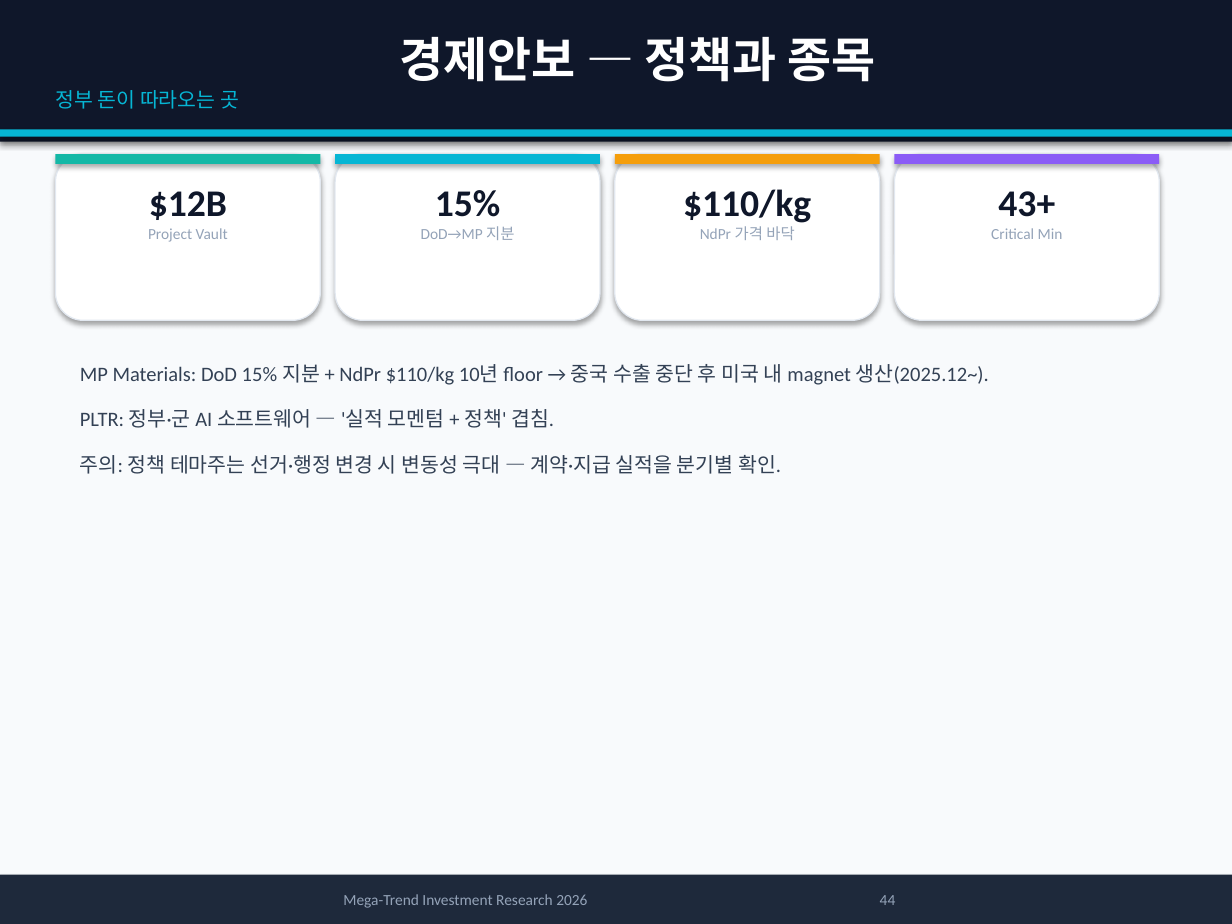
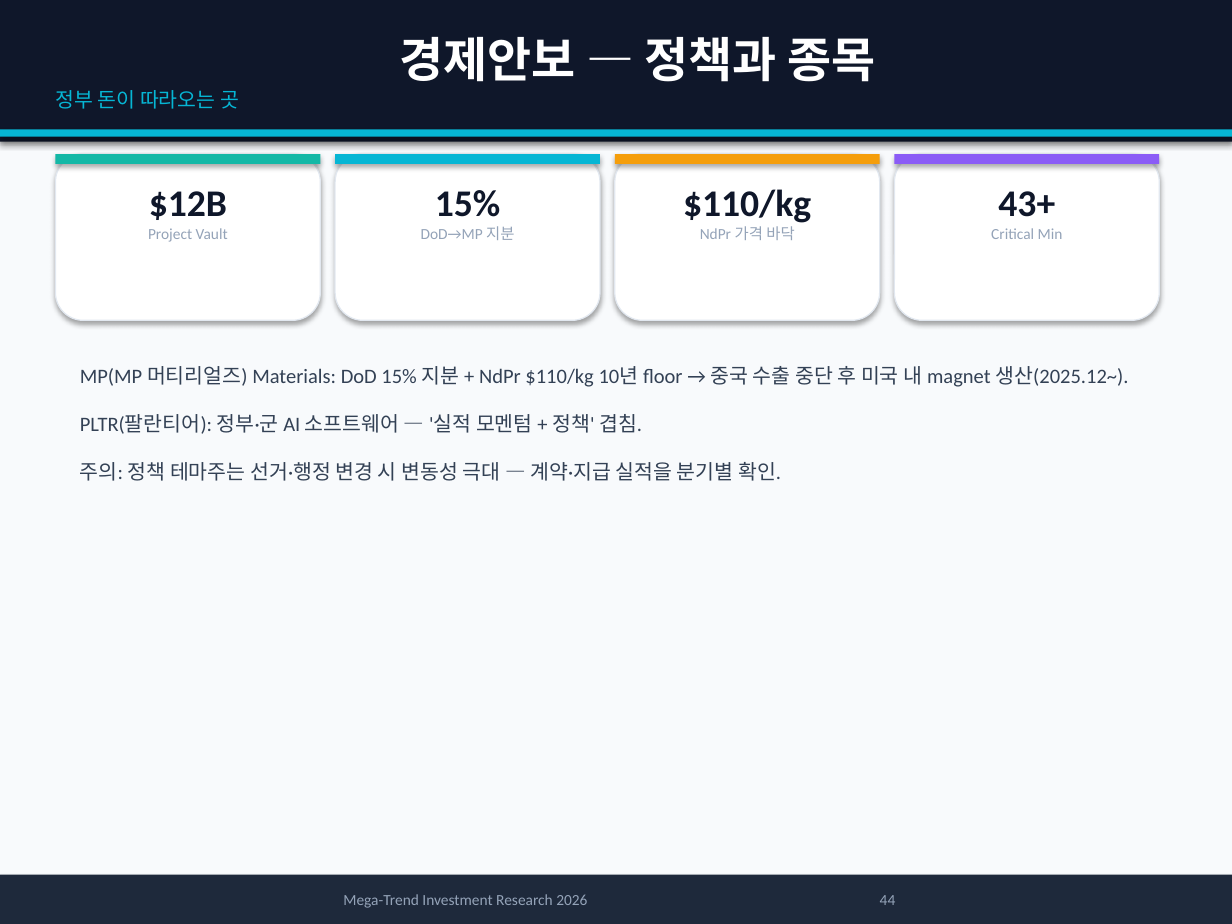
Before and after one commit to yskkkk/Stock, a slide deck: slide 44 of reports/megatrend-investment-report-2026.pptx. Drawn at 1232x924 pixels with LibreOffice and Linux fonts; fonts in the diff are those of the drawing. Boxes give left, top, right and bottom in pixels: in the first picture for what was removed or moved away, otherwise in the second. Text is boxed around its words. In the diff, an @@ line names an element or a change of style, - is before the commit and + after.

```diff
--- a/reports/megatrend-investment-report-2026.pptx
+++ b/reports/megatrend-investment-report-2026.pptx
@@ text at (x1=80, y1=366, x2=1128, y2=434): text changed @@
-MP Materials: DoD 15% 지분 + NdPr $110/kg 10년 floor → 중국 수출 중단 후 미국 내 magnet 생산(2025.12~).
-PLTR: 정부·군 AI 소프트웨어 — '실적 모멘텀 + 정책' 겹침.
+MP(MP 머티리얼즈) Materials: DoD 15% 지분 + NdPr $110/kg 10년 floor → 중국 수출 중단 후 미국 내 magnet 생산(2025.12~).
+PLTR(팔란티어): 정부·군 AI 소프트웨어 — '실적 모멘텀 + 정책' 겹침.
@@ text at (x1=80, y1=462, x2=781, y2=481): line spacing 1.15 to 1.25 @@
```
Also in this commit, not shown: 30 other slides changed, 1 other file.
